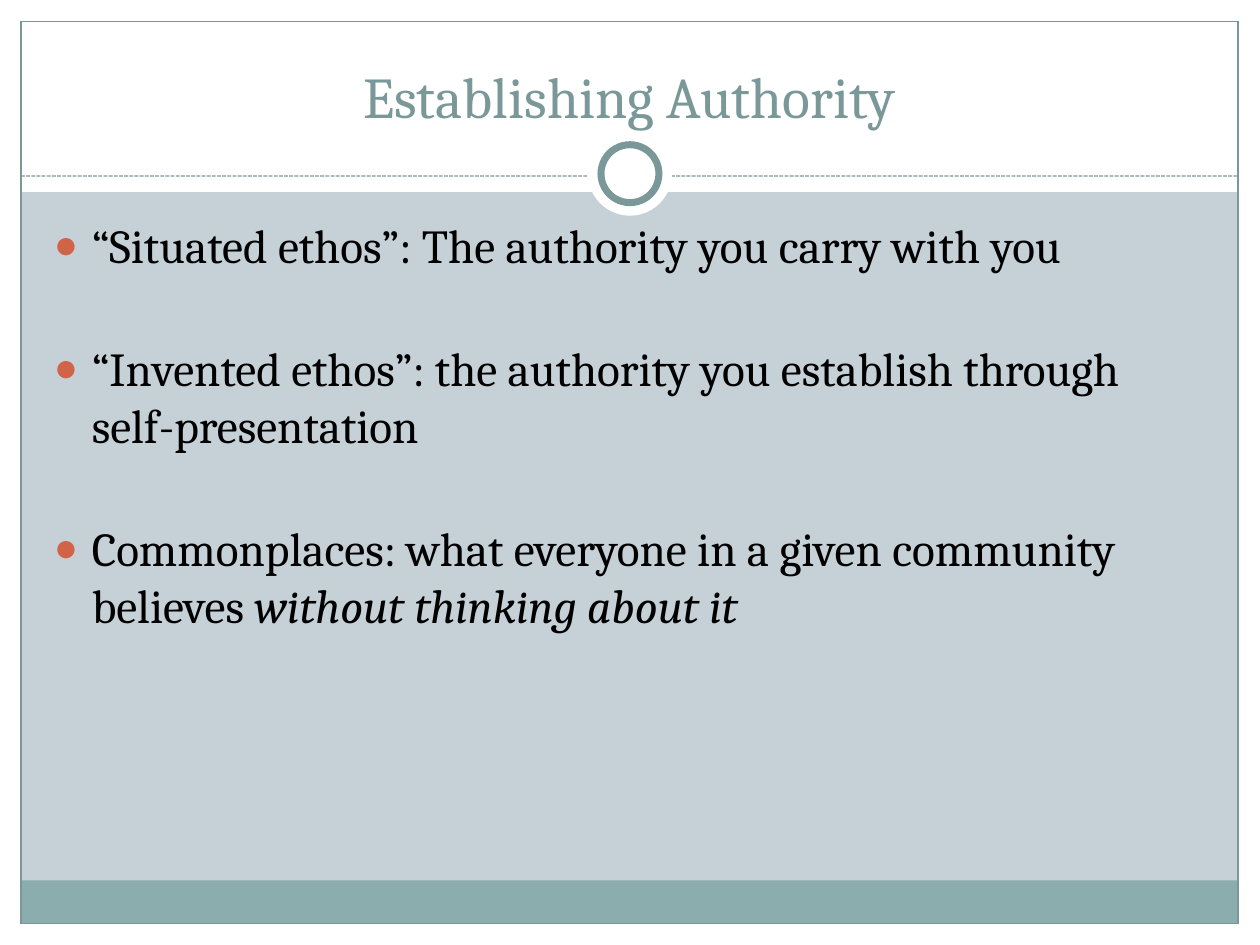
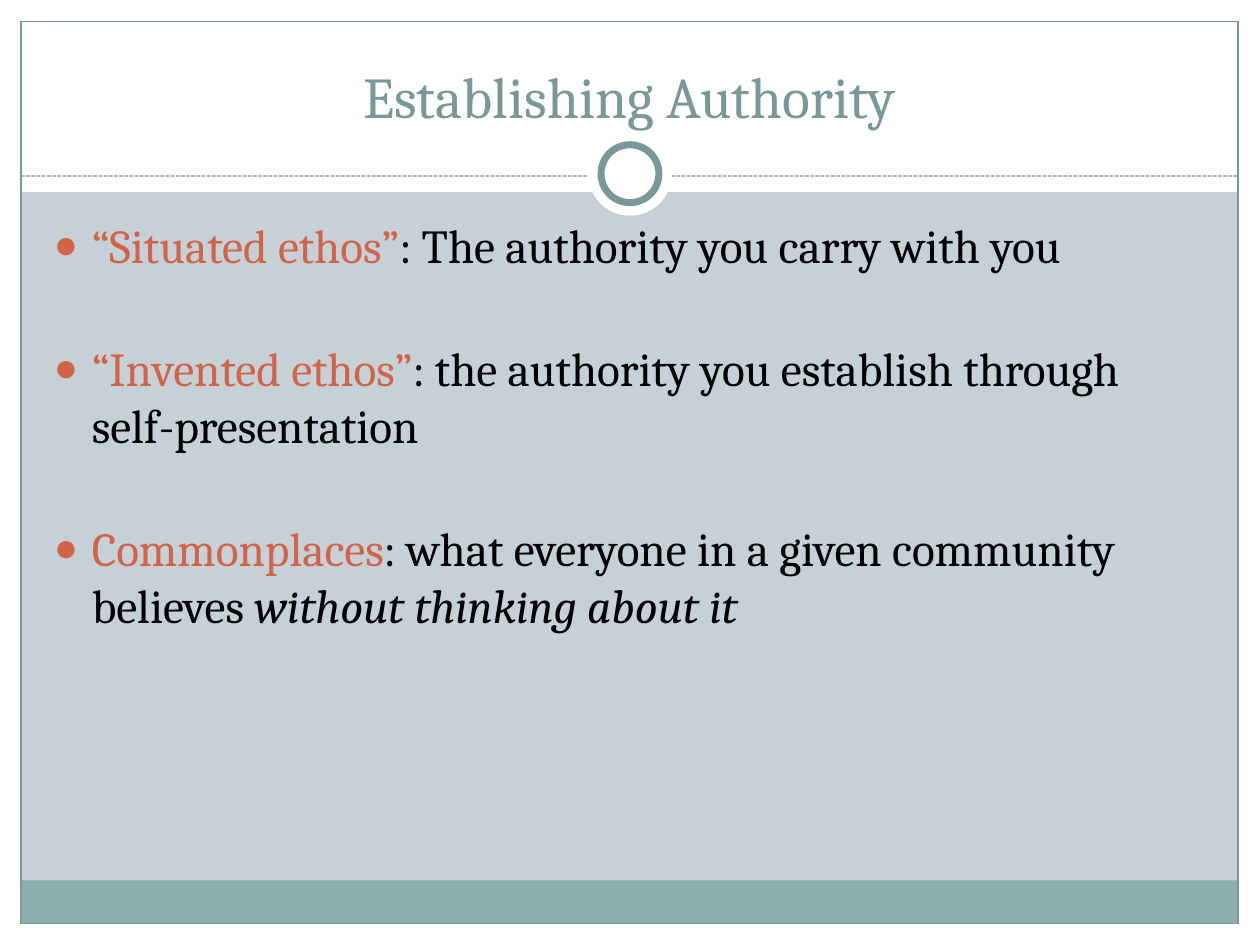
Before and after one commit to halperta/halperta.github.io, a slide deck: slide 5 of rhe306-spring2014/documents/logosLecture.pptx. Drawn at 1260x945 pixels with LibreOffice and Linux fonts; fonts in the diff are those of the drawing. Boxes give left, top, right and bottom in pixels: in the first picture for what was removed or moved away, otherwise in the second. Text is boxed around its words. In the diff, an @@ line names an element or a change of style, - is before the commit and + after.

```diff
--- a/rhe306-spring2014/documents/logosLecture.pptx
+++ b/rhe306-spring2014/documents/logosLecture.pptx
@@ text "“Situated ethos”: The authority you ..." at [92, 230, 1119, 633]: text colour #000000 to #D16349 in "“Situated ethos”:", "“Invented ethos”:", "Commonplaces:" @@
```
Also in this commit, not shown: 2 other slides changed, 2 other files.
